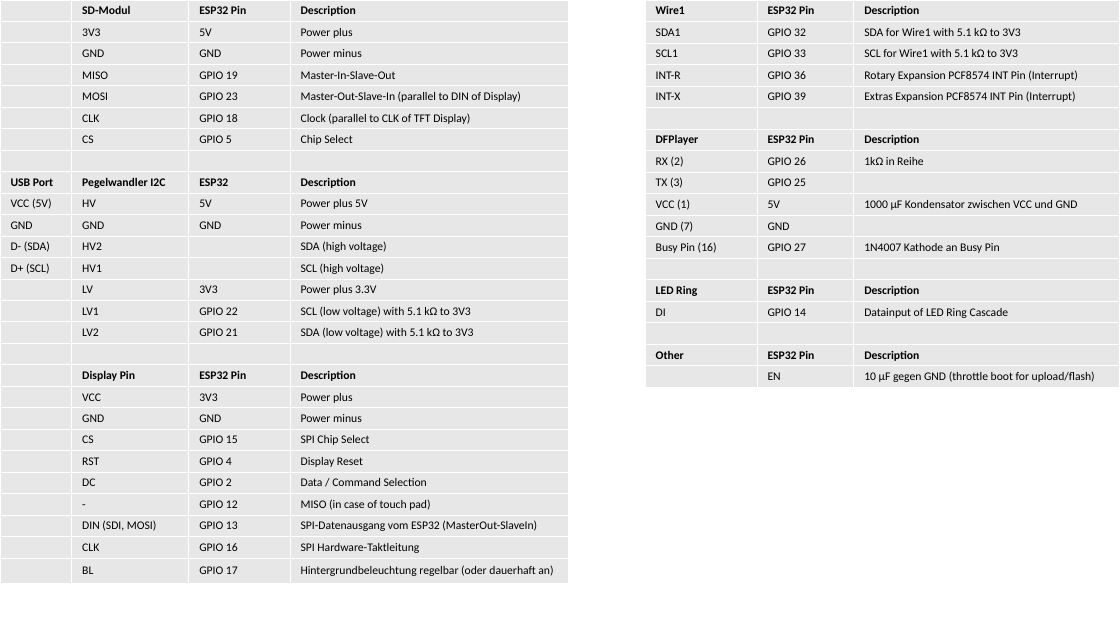
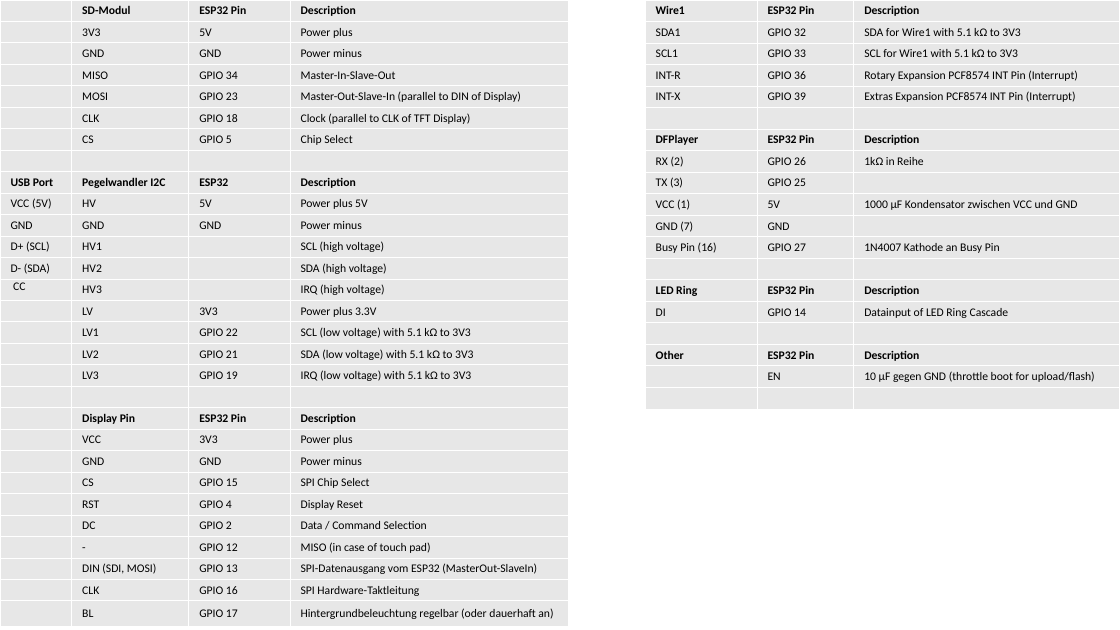
Before and after one commit to jeskes/activityboard, a slide deck: slide 24 of Activityboard.pptx. Drawn at 1120x630 pixels with LibreOffice and Linux fonts; fonts in the diff are those of the drawing. Boxes give left, top, right and bottom in pixels: in the first picture for what was removed or moved away, otherwise in the second. Text is boxed around its words. In the diff, an @@ line names an element or a change of style, - is before the commit and + after.

```diff
--- a/Activityboard.pptx
+++ b/Activityboard.pptx
@@ table at <box>0,0,569,628</box> @@
-row 4, column 3: GPIO 19
+row 4, column 3: GPIO 34
+row 12: D+ (SCL) | HV1 |  | SCL (high voltage)
-row 13: D+ (SCL) | HV1 |  | SCL (high voltage)
+row 14: CC | HV3 |  | IRQ (high voltage)
+row 18:  | LV3 | GPIO 19 | IRQ (low voltage) with 5.1 kΩ to 3V3
@@ table at <box>645,0,1120,409</box> @@
+row 19:  |  | 
```
Also in this commit, not shown: 6 other slides changed, 1 slide added, 1 slide removed, 19 other files.
